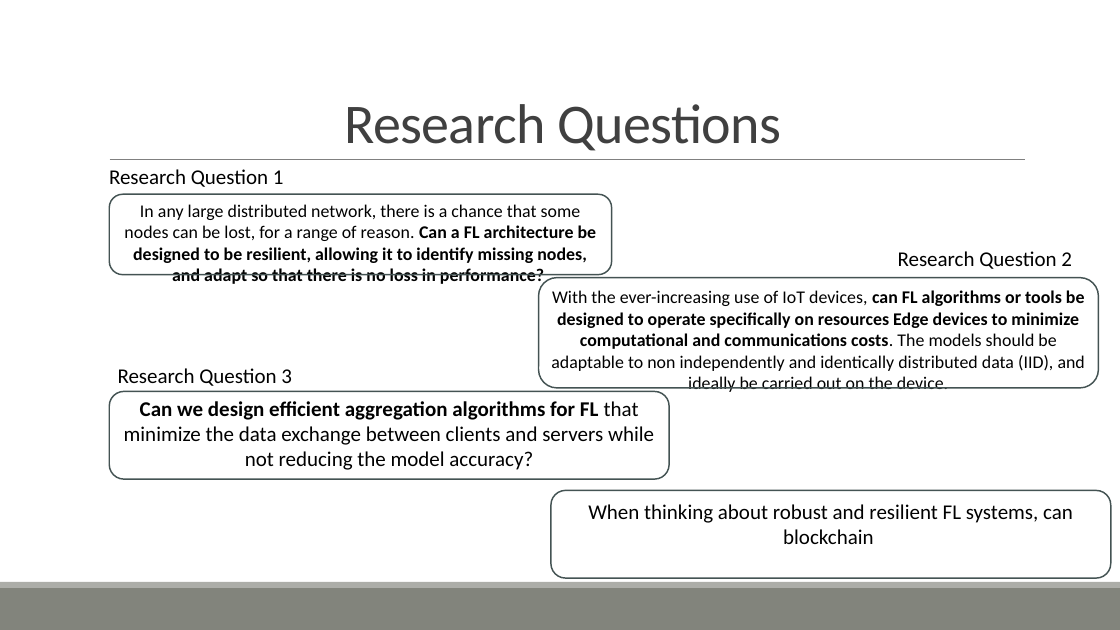
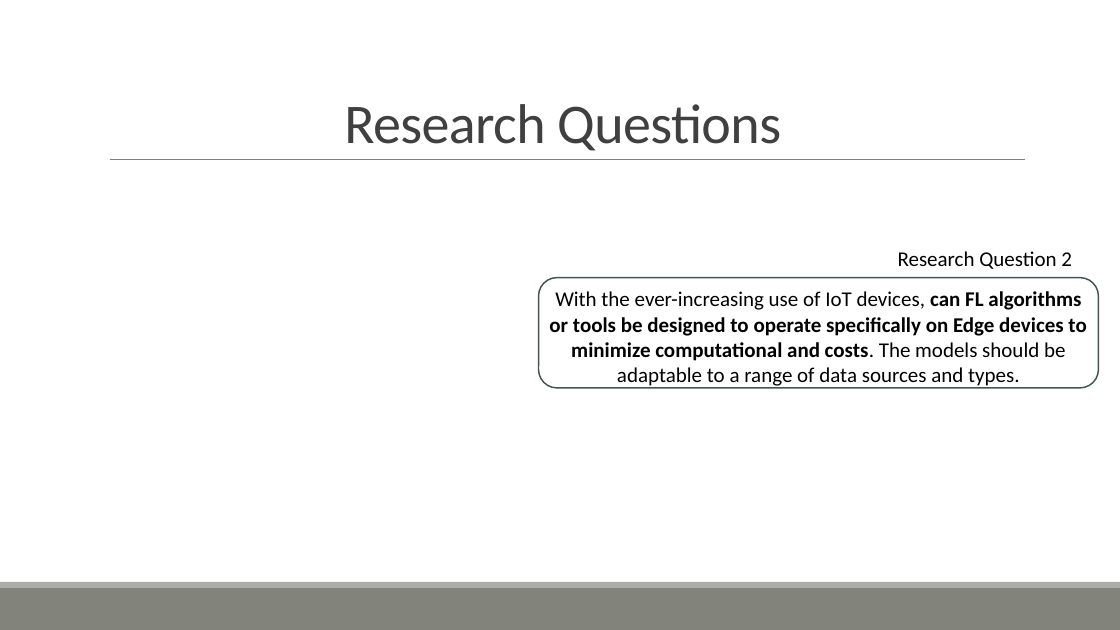
Before and after one commit to ofithcheallaigh/phd, a slide deck: slide 4 of Presentations/Supervisor Meetings/2024/Upcoming Meeting.pptx. Drawn at 1120x630 pixels with LibreOffice and Linux fonts; fonts in the diff are those of the drawing. Boxes give left, top, right and bottom in pixels: in the first picture for what was removed or moved away, otherwise in the second. Text is boxed around its words. In the diff, an @@ line names an element or a change of style, - is before the commit and + after.

Commit message:
Changing layout to expand on RQs

```diff
--- a/Presentations/Supervisor Meetings/2024/Upcoming Meeting.pptx
+++ b/Presentations/Supervisor Meetings/2024/Upcoming Meeting.pptx
@@ text removed at [109,169,284,187] @@
-Research Question 1
@@ rounded rectangle removed at [109,194,612,275] @@
@@ text removed at [124,204,597,286] @@
-In any large distributed network, there is a chance that some nodes can be lost, for a range of reason. Can a FL architecture be designed to be resilient, allowing it to identify missing nodes, and adapt so that there is no loss in performance?
@@ text at [549,291,1086,389]: text changed; size 15.3 to 18 pt; bold on @@
-With the ever-increasing use of IoT devices, can FL algorithms or tools be designed to operate specifically on resources Edge devices to minimize computational and communications costs. The models should be adaptable to non independently and identically distributed data (IID), and ideally be carried out on the device.
+With the ever-increasing use of IoT devices, can FL algorithms or tools be designed to operate specifically on Edge devices to minimize computational and costs. The models should be adaptable to a range of data sources and types.
@@ text removed at [118,368,292,386] @@
-Research Question 3
@@ rounded rectangle removed at [109,392,670,479] @@
@@ text removed at [124,401,654,470] @@
-Can we design efficient aggregation algorithms for FL that minimize the data exchange between clients and servers while not reducing the model accuracy?
@@ rounded rectangle removed at [551,491,1112,578] @@
@@ text removed at [588,504,1073,544] @@
-When thinking about robust and resilient FL systems, can blockchain
```
